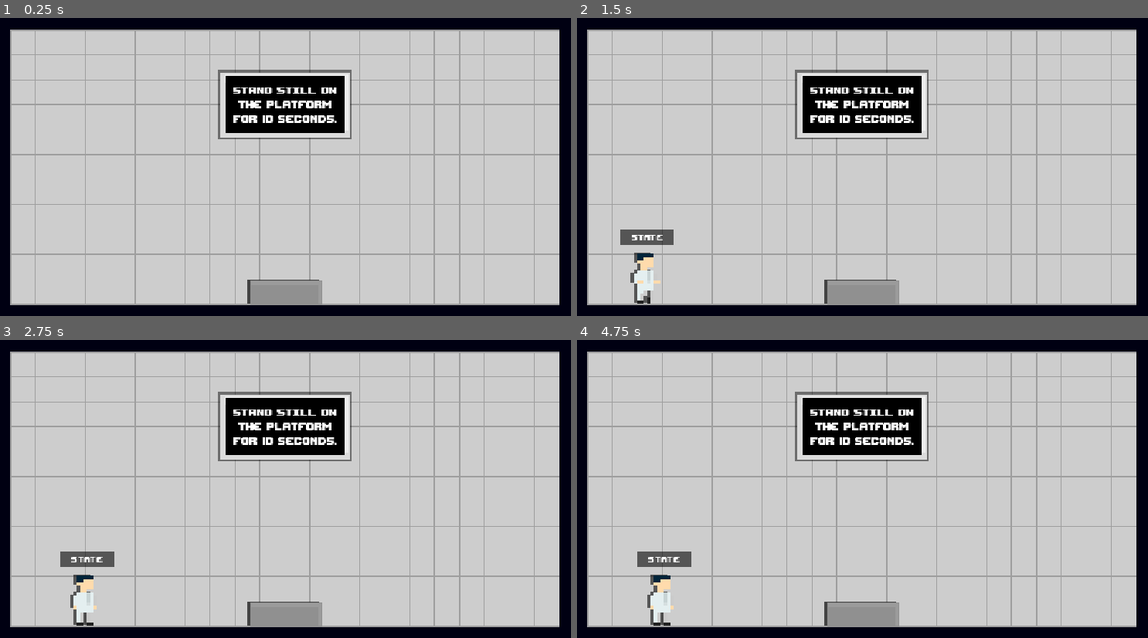
Above: before the commit, frames 1-4 (two rows, left to right).
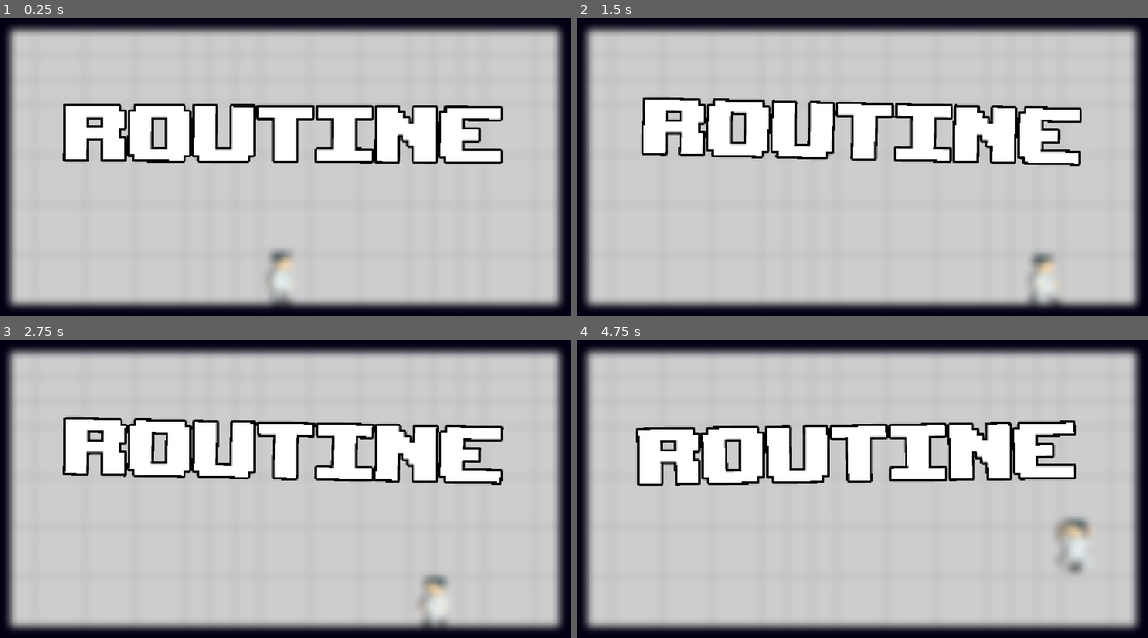
Above: after the commit, the same moments.

Repository: zt1ier/game-jam
Game: Godot game, scene res://levels/one/level_one.tscn
The game is run twice, just before and just after one commit, with the same random seed, the same clock (stepped at 60 frames per second) and the same inputs.
Inputs:
- Up to frame 1 (0.25 s): no input
- Up to frame 2 (1.5 s): hold D (move_right) from 0.53 s (still down); tap W (jump) at 0.77 s
- Up to frame 3 (2.75 s): tap W (jump) at 1.52 s; release D (move_right) at 2.03 s; hold A (move_left) from 2.03 s (still down)
- Up to frame 4 (4.75 s): release A (move_left) at 2.78 s; hold D (move_right) 2.78-4.28 s; tap W (jump) at 3.02, 3.77, 4.52 s; hold A (move_left) from 4.28 s (still down)

The runs differ from the first frame. In frame 1, 28% of the frame differs, in the area x 0-99%, y 2-98%; in frame 2, 29%; in frame 3, 29%; in frame 4, 29%.

Commit message:
Unfinished main menu

Diff:
--- a/gmtk/2025/levels/level.gd
+++ b/gmtk/2025/levels/level.gd
@@ -6,6 +6,27 @@
 		if not player:
 			player = get_tree().get_first_node_in_group("Player")
 		return player
+
+@export_group("Title Animation")
+@export var float_speed: float = 1.0
+@export var float_strength: float = 5.0
+@export var rotate_strength: float = 1.5
+
+
+var float_timer := 0.0
+var base_position: Vector2 = Vector2.ZERO
+var base_rotation: float = 0.0
+
+
+@onready var menu_nodes_to_hide: Array[Node] = [
+	$Platform,
+	$PlatformDropShadow,
+	$PlatformAreaDetect ,
+	$DisplayScreen,
+]
+
+@onready var blur_effect: ColorRect = $MenuStuff/BlurEffect
+@onready var menu_title: Label = $MenuStuff/Title
 
 
 @onready var before: Marker2D = $IntroPositions/Before
@@ -17,6 +38,14 @@
 func _ready() -> void:
 	GameManager.tree = get_tree()
 
+	base_position = menu_title.global_position
+	base_rotation = menu_title.rotation_degrees
+
+	if GameManager.in_main_menu:
+		await _main_menu(true)
+		return
+
+	_main_menu(false)
 	await _intro_sequence()
 
 
@@ -80,3 +109,37 @@
 
 	player.main_anim.play("IDLE")
 	player.shadow_anim.play("IDLE")
+
+
+func _main_menu(yes: bool) -> void:
+	blur_effect.visible = yes
+
+	for node in menu_nodes_to_hide:
+		node.visible = not yes
+
+		# if node has collision children, disable collision
+		if node.get_child_count() > 0:
+			for child in node.get_children():
+				if child is CollisionShape2D or child is CollisionPolygon2D:
+					child.disabled = yes
+
+	# spawn player in the center of the screen
+	player.global_position.x = get_viewport_rect().size.x / 2
+
+	# animate the menu title
+	while GameManager.in_main_menu:
+		_animate_title()
+		await get_tree().process_frame
+
+
+func _animate_title() -> void:
+	float_timer += get_physics_process_delta_time() * float_speed
+
+	# float animation
+	var offset_x := sin(float_timer) * float_strength
+	var offset_y := cos(float_timer) * float_strength
+	menu_title.position.x = base_position.x + offset_x
+	menu_title.position.y = base_position.y + offset_y
+
+	# slight rotation
+	menu_title.rotation_degrees = base_rotation + sin(float_timer * 0.8) * rotate_strength
--- a/gmtk/2025/levels/level.tscn
+++ b/gmtk/2025/levels/level.tscn
@@ -1,10 +1,9 @@
-[gd_scene load_steps=6 format=3 uid="uid://cbhr4t2ek48mh"]
+[gd_scene load_steps=5 format=3 uid="uid://cbhr4t2ek48mh"]
 
 [ext_resource type="Script" uid="uid://cbg24qgrpsvum" path="res://levels/level.gd" id="1_cwqvt"]
 [ext_resource type="PackedScene" uid="uid://dudkbpbehh0tc" path="res://scenes/environment.tscn" id="1_hjsbj"]
 [ext_resource type="PackedScene" uid="uid://dtv5v5yq4qoer" path="res://scenes/player.tscn" id="2_cwqvt"]
 [ext_resource type="PackedScene" uid="uid://cy6m30mr0k6ju" path="res://scenes/display_screen.tscn" id="4_safpt"]
-[ext_resource type="Script" uid="uid://b0318ioipw2bs" path="res://scripts/display_screen.gd" id="5_gjl0y"]
 
 [node name="Level" type="Node2D" node_paths=PackedStringArray("player")]
 script = ExtResource("1_cwqvt")
@@ -52,5 +51,5 @@
 [node name="After" type="Marker2D" parent="IntroPositions"]
 position = Vector2(208, 576)
 
-[node name="DisplayScreen" parent="." instance=ExtResource("4_safpt")]
-script = ExtResource("5_gjl0y")
+[node name="DisplayScreen" parent="." node_paths=PackedStringArray("level") instance=ExtResource("4_safpt")]
+level = NodePath("..")
--- a/gmtk/2025/levels/one/level_one.tscn
+++ b/gmtk/2025/levels/one/level_one.tscn
@@ -1,13 +1,18 @@
-[gd_scene load_steps=5 format=3 uid="uid://bdf65keewo64f"]
+[gd_scene load_steps=7 format=3 uid="uid://bdf65keewo64f"]
 
 [ext_resource type="PackedScene" uid="uid://cbhr4t2ek48mh" path="res://levels/level.tscn" id="1_f4ltd"]
 [ext_resource type="Script" uid="uid://cklvlnq4d6x30" path="res://levels/one/level_one.gd" id="2_4rtqn"]
+[ext_resource type="Shader" uid="uid://bh82m10eacnpp" path="res://scripts/shaders/blur.gdshader" id="3_bovpy"]
 
 [sub_resource type="RectangleShape2D" id="RectangleShape2D_4rtqn"]
 size = Vector2(135, 45)
 
 [sub_resource type="RectangleShape2D" id="RectangleShape2D_iplyh"]
 size = Vector2(135, 9)
+
+[sub_resource type="ShaderMaterial" id="ShaderMaterial_iplyh"]
+shader = ExtResource("3_bovpy")
+shader_parameter/lod = 2.0
 
 [node name="LevelOne" instance=ExtResource("1_f4ltd")]
 script = ExtResource("2_4rtqn")
@@ -63,5 +68,36 @@
 text = "Stand still on the platform for 10 seconds."
 text_display_time = 10.0
 
+[node name="MenuStuff" type="Control" parent="." index="8"]
+layout_mode = 3
+anchors_preset = 0
+offset_right = 1152.0
+offset_bottom = 640.0
+
+[node name="BlurEffect" type="ColorRect" parent="MenuStuff" index="0"]
+material = SubResource("ShaderMaterial_iplyh")
+layout_mode = 0
+offset_right = 1152.0
+offset_bottom = 648.0
+
+[node name="Title" type="Label" parent="MenuStuff" index="1"]
+layout_mode = 1
+anchors_preset = 15
+anchor_right = 1.0
+anchor_bottom = 1.0
+offset_left = 144.0
+offset_top = 144.0
+offset_right = -144.0
+offset_bottom = -296.0
+grow_horizontal = 2
+grow_vertical = 2
+pivot_offset = Vector2(432, 100)
+theme_override_colors/font_outline_color = Color(0, 0, 0, 1)
+theme_override_constants/outline_size = 18
+theme_override_font_sizes/font_size = 200
+text = "ROUTINE"
+horizontal_alignment = 1
+vertical_alignment = 1
+
 [connection signal="body_entered" from="PlatformAreaDetect" to="." method="_on_platform_area_body_entered"]
 [connection signal="body_exited" from="PlatformAreaDetect" to="." method="_on_platform_area_body_exited"]
--- a/gmtk/2025/project.godot
+++ b/gmtk/2025/project.godot
@@ -10,7 +10,7 @@
 
 [application]
 
-config/name="Subroutine"
+config/name="Routine"
 run/main_scene="uid://bdf65keewo64f"
 config/features=PackedStringArray("4.4", "GL Compatibility")
 
--- a/gmtk/2025/scenes/player.tscn
+++ b/gmtk/2025/scenes/player.tscn
@@ -109,6 +109,7 @@
 shape = SubResource("RectangleShape2D_onrkg")
 
 [node name="State" type="ColorRect" parent="."]
+visible = false
 offset_left = -40.0
 offset_top = -112.0
 offset_right = 40.0
--- a/gmtk/2025/scripts/display_screen.gd
+++ b/gmtk/2025/scripts/display_screen.gd
@@ -1,5 +1,7 @@
 class_name DisplayScreen extends Control
 
+
+@export var level: Node2D = null
 
 @export_group("Time")
 @export var time: float = 0.0
@@ -23,6 +25,9 @@
 
 
 func _ready() -> void:
+	if not level:
+		level = get_parent()
+
 	reset_display()
 
 
--- a/gmtk/2025/scripts/global/game_manager.gd
+++ b/gmtk/2025/scripts/global/game_manager.gd
@@ -6,6 +6,7 @@
 	1: "res://levels/one/level_one.tscn",
 }
 
+var in_main_menu: bool = true
 var intro_sequence: bool = false
 
 var current_level: int = 1
--- a/gmtk/2025/scripts/player.gd
+++ b/gmtk/2025/scripts/player.gd
@@ -52,7 +52,7 @@
 
 	# visual stuff
 	var state_name = STATE_NAMES.get(current_state, "IDLE")
-	state_label.text = state_name
+	#state_label.text = state_name
 	main_anim.play(state_name)
 	shadow_anim.play(state_name)
 
--- /dev/null
+++ b/gmtk/2025/scripts/shaders/blur.gdshader
@@ -0,0 +1,9 @@
+shader_type canvas_item;
+
+uniform float lod: hint_range(0.0, 5) = 2.5;
+uniform sampler2D SCREEN_TEXTURE : hint_screen_texture, filter_linear_mipmap;
+
+void fragment(){
+	vec4 color = texture(SCREEN_TEXTURE, SCREEN_UV, lod);
+	COLOR = color;
+}
Binary file added: gmtk/2025/assets/arrow.png
Not shown, added: gmtk/2025/assets/arrow.png.import
Not shown, added: gmtk/2025/scripts/shaders/blur.gdshader.uid
